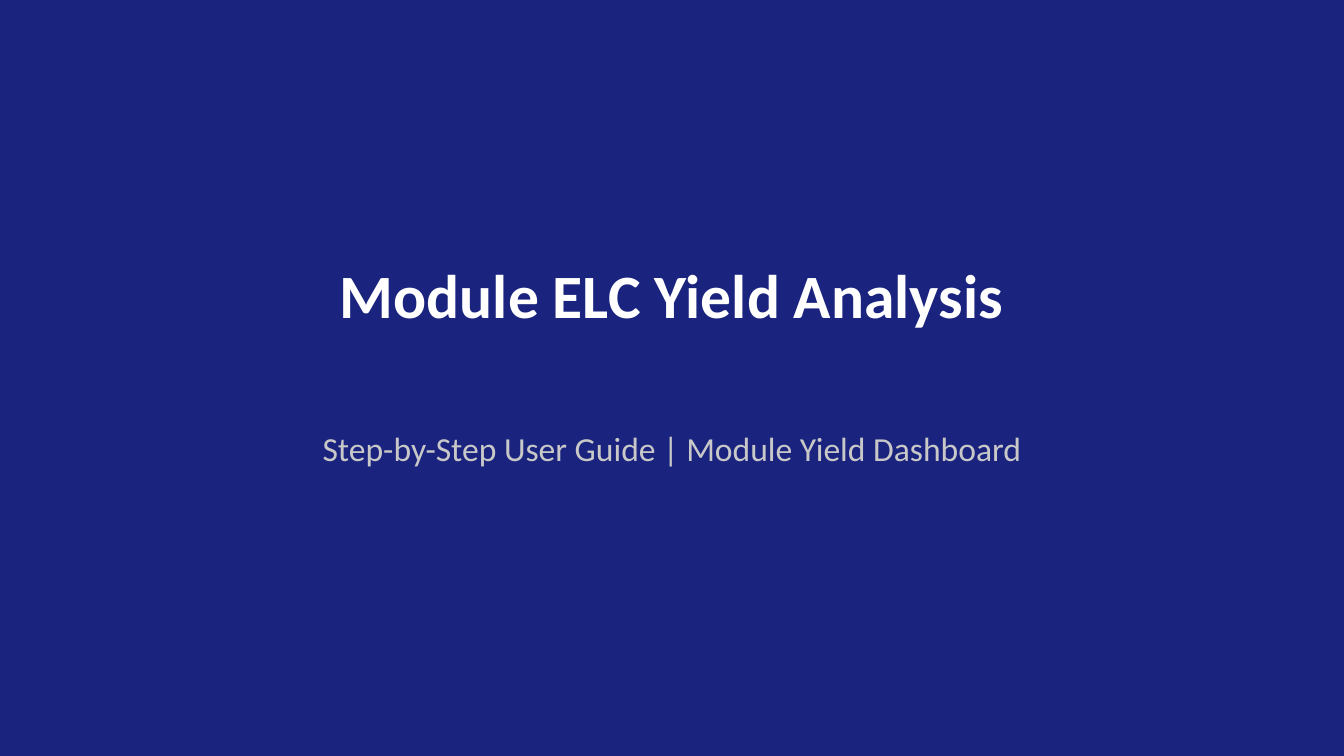
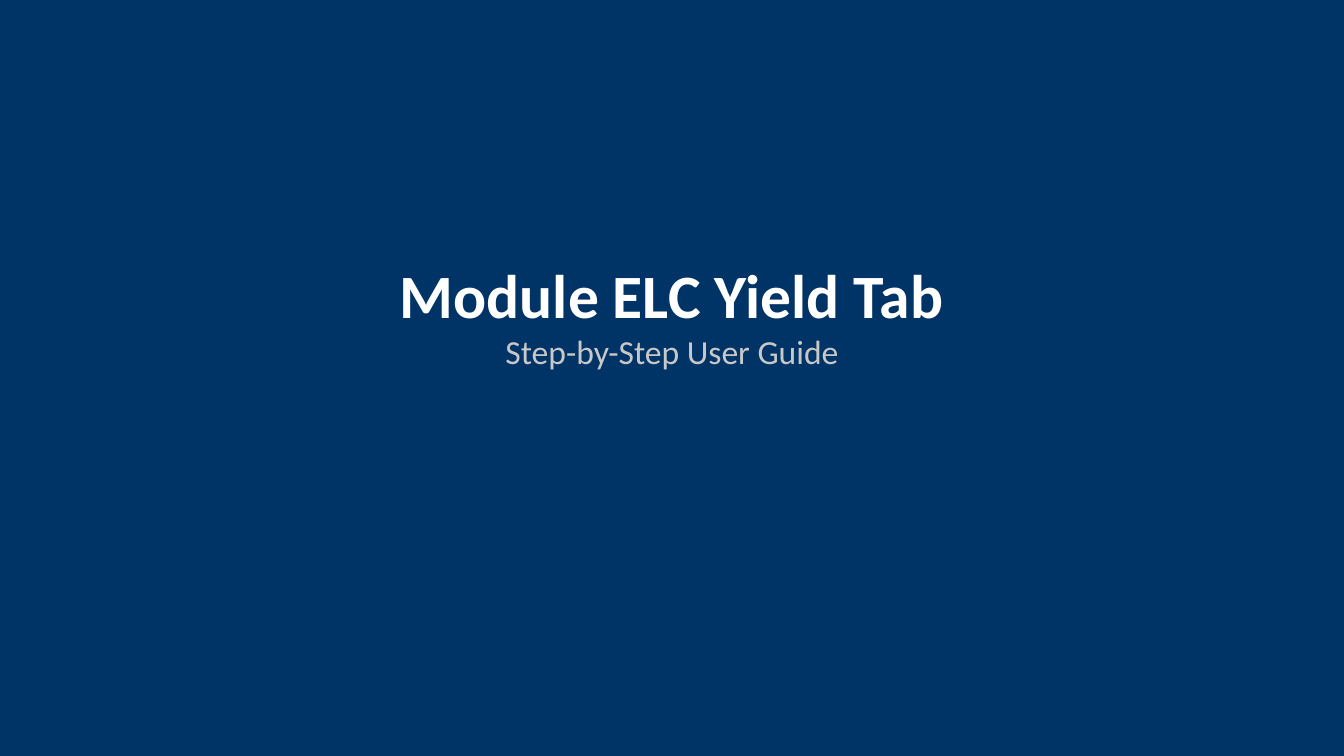
Before and after one commit to ASEGARAN/MODULE_YIELD_DASHBOARD, a slide deck: slide 1 of Module_ELC_Yield_User_Guide.pptx. Drawn at 1344x756 pixels with LibreOffice and Linux fonts; fonts in the diff are those of the drawing. Boxes give left, top, right and bottom in pixels: in the first picture for what was removed or moved away, otherwise in the second. Text is boxed around its words. In the diff, an @@ line names an element or a change of style, - is before the commit and + after.

Commit message:
Enhance Module ELC Yield user guide with ASCII mockups
- 12 slides with embedded visual mockups
- Step-by-step workflow from sidebar to targets
- Warning message explanation
- Available config reference
- Quick reference card
- No external screenshot dependencies

```diff
--- a/Module_ELC_Yield_User_Guide.pptx
+++ b/Module_ELC_Yield_User_Guide.pptx
@@ rectangle at (0,0,1344,756): fill #1A237E to #003366 @@
@@ text at (400,274,943,370): text changed; size 44 to 24 pt; text colour #FFFFFF to #C8C8C8; bold off @@
-Module ELC Yield Analysis
+Module ELC Yield Tab
+Step-by-Step User Guide
@@ text removed at (323,437,1021,467) @@
-Step-by-Step User Guide | Module Yield Dashboard
```
Also in this commit, not shown: 11 slides added, 9 slides removed.
